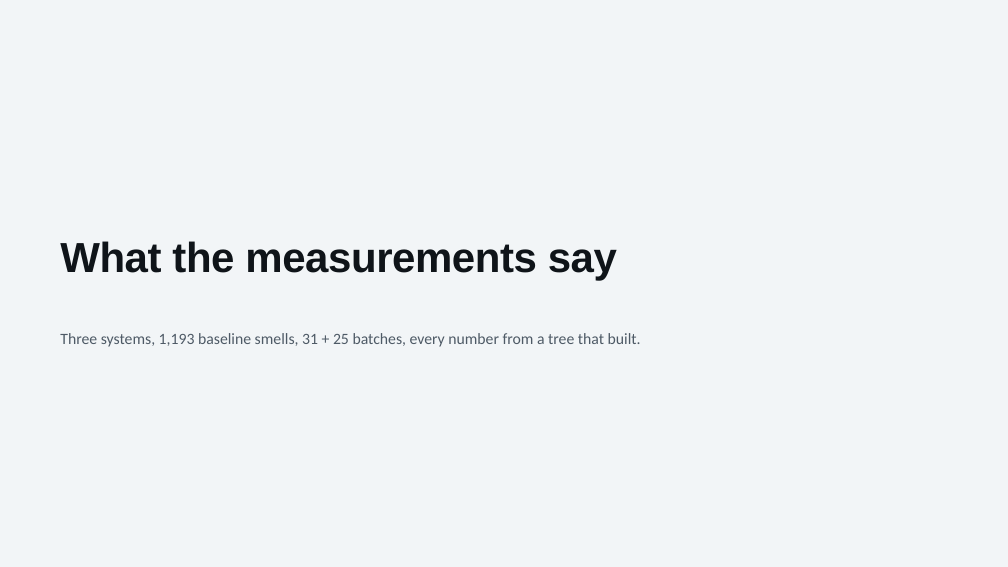
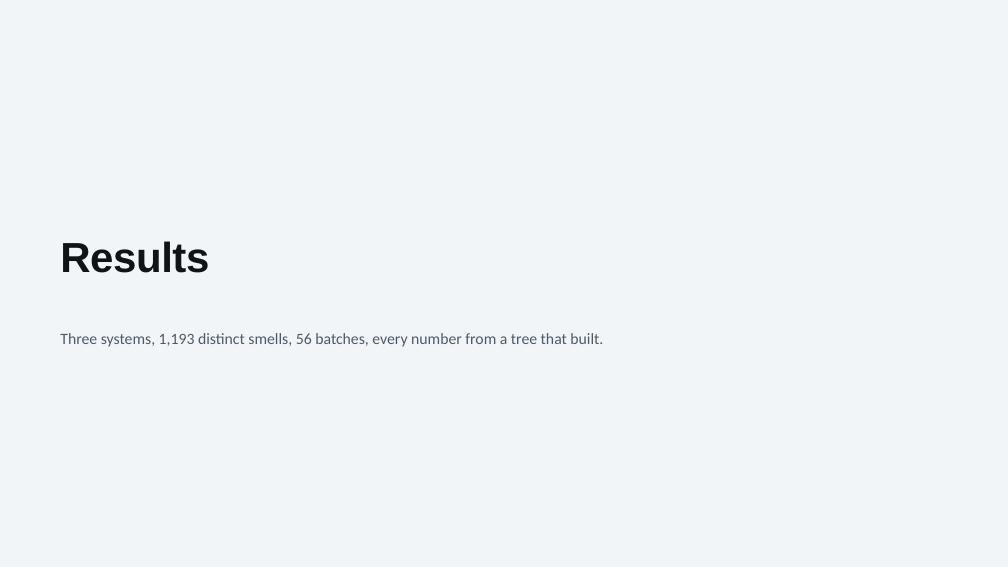
Before and after one commit to shimoriki/DSARPProject, a slide deck: slide 24 of docs/DSARP_interim_review.pptx (slide 10 before the commit). Drawn at 1008x567 pixels with LibreOffice and Linux fonts; fonts in the diff are those of the drawing. Boxes give left, top, right and bottom in pixels: in the first picture for what was removed or moved away, otherwise in the second. Text is boxed around its words. In the diff, an @@ line names an element or a change of style, - is before the commit and + after.

```diff
--- a/docs/DSARP_interim_review.pptx
+++ b/docs/DSARP_interim_review.pptx
@@ title at (60, 241, 209, 273): text changed @@
-What the measurements say
+Results
@@ text at (60, 333, 603, 347): text changed @@
-Three systems, 1,193 baseline smells, 31 + 25 batches, every number from a tree that built.
+Three systems, 1,193 distinct smells, 56 batches, every number from a tree that built.
```
Also in this commit, not shown: 6 other slides changed, 19 slides added, 1 slide removed, 9 other files.
